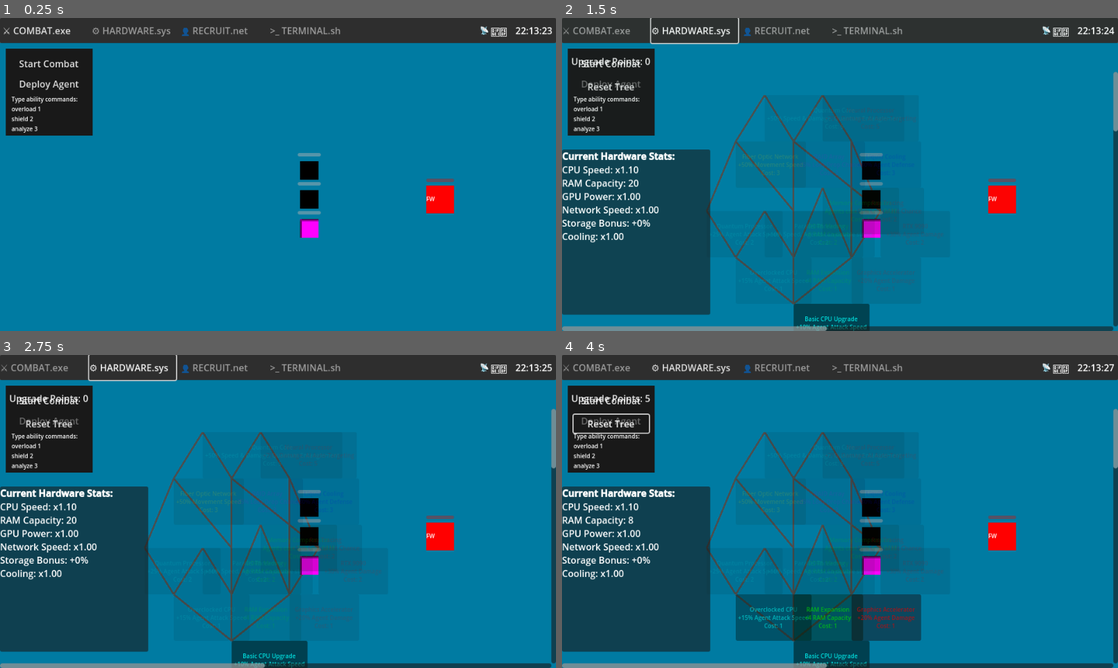
Above: before the commit, frames 1-4 (two rows, left to right).
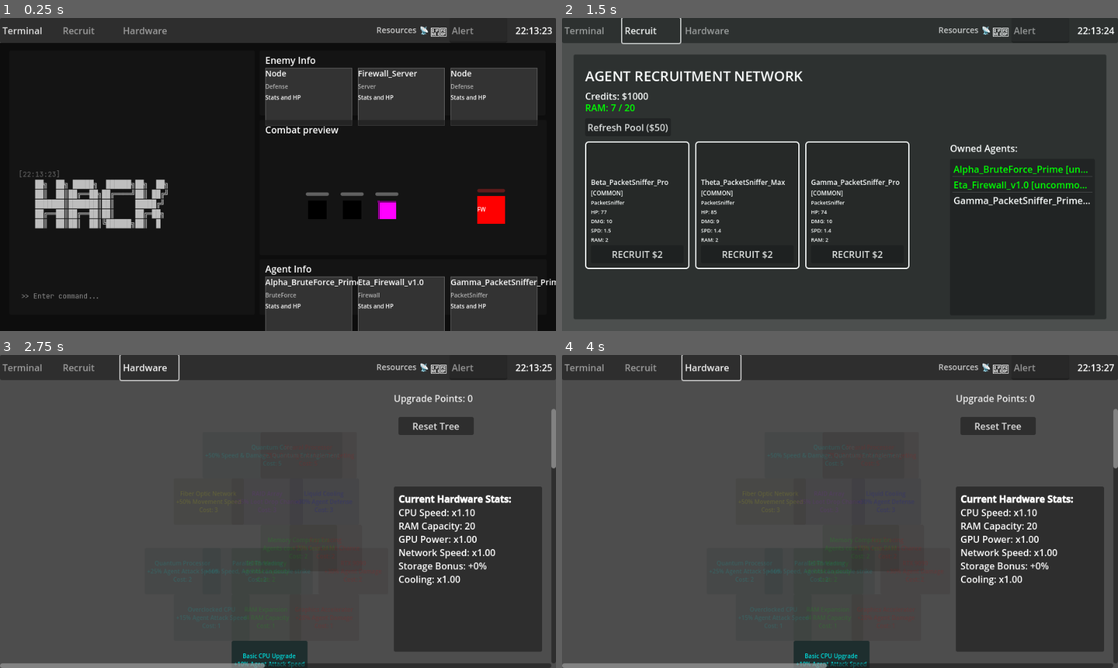
Above: after the commit, the same moments.

Repository: timrolls/Idle-Hacker
Game: Godot game, scene res://Scenes/Test/integrated_game_test.tscn
Same seed, same stepped clock (60 frames per second), same inputs: the game is played once before the commit and once after it.
Inputs (mouse positions are in pixels of both pictures, inside the frame that each line leads up to):
- Up to frame 1 (0.25 s): no input
- Up to frame 2 (1.5 s): click (589, 30) at 0.5 s, where only the run after the commit has a clickable "Terminal"; click (650, 30) at 1.25 s, where only the run after the commit has a clickable "Recruit"
- Up to frame 3 (2.75 s): click (150, 367) at 2 s, where only the run after the commit has a clickable "Hardware"
- Up to frame 4 (4 s): click (612, 420) at 2.75 s, where only the run before the commit has a clickable "Deploy Agent"; click (612, 401) at 3.5 s, where only the run before the commit has a clickable "Start Combat"

The runs differ from the first frame. In frame 1, 89% of the frame differs, in the area x 0-100%, y 2-100%; in frame 2, 90%; in frame 3, 91%, in the area x 0-100%, y 0-100%; in frame 4, 91%.

Commit message:
reworked integrated test
terminal combined with combat scene
reworked terminal scene to match layout mockup

Diff:
--- a/idle-hacker/Scenes/Test/integrated_game_test.gd
+++ b/idle-hacker/Scenes/Test/integrated_game_test.gd
@@ -2,10 +2,9 @@
 
 # Views - These will be set in the editor
 @export var taskbar: OSTaskbar
-@export var combat_view: Control
+@export var terminal_view: Control  # Combined terminal + combat
 @export var hardware_view: Control
 @export var recruitment_view: Control
-@export var terminal_view: Control
 
 # Systems
 var recruitment_system: AgentRecruitmentSystem
@@ -20,14 +19,12 @@
 	# Get node references if not set in editor
 	if not taskbar:
 		taskbar = $UILayer/OSTaskbar
-	if not combat_view:
-		combat_view = $UILayer/CombatView
+	if not terminal_view:
+		terminal_view = $UILayer/TerminalView
 	if not hardware_view:
 		hardware_view = $UILayer/HardwareView
 	if not recruitment_view:
 		recruitment_view = $UILayer/RecruitmentView
-	if not terminal_view:
-		terminal_view = $UILayer/TerminalView
 
 	# Create systems
 	setup_systems()
@@ -43,6 +40,8 @@
 	create_starter_agents()
 	spawn_server()
 
+	# Setup terminal view panels
+	setup_terminal_panels()
 
 func setup_systems():
 	# Create recruitment system as autoload
@@ -70,24 +69,18 @@
 
 func setup_ui_connections():
 	# Register views with taskbar
-	#taskbar.register_view_container(OSTaskbar.AppMode.COMBAT, combat_view)
 	taskbar.register_view_container(OSTaskbar.AppMode.TERMINAL, terminal_view)
 	taskbar.register_view_container(OSTaskbar.AppMode.HARDWARE, hardware_view)
 	taskbar.register_view_container(OSTaskbar.AppMode.RECRUITMENT, recruitment_view)
 
-
 	# Connect taskbar app switching
 	taskbar.app_switched.connect(_on_app_switched)
 
-	# Add system tray icons
+	# Add taskbar resources and icons
+	taskbar.add_resource_label("Resources")
 	taskbar.add_system_tray_icon("📡", "Network Status: ONLINE")
 	taskbar.add_system_tray_icon("🛡️", "Security: ACTIVE")
-
-	# Connect combat buttons
-	var start_btn = combat_view.get_node("CombatPanel/VBoxContainer/StartButton")
-	var deploy_btn = combat_view.get_node("CombatPanel/VBoxContainer/DeployButton")
-	start_btn.pressed.connect(_on_start_combat_pressed)
-	deploy_btn.pressed.connect(_on_deploy_pressed)
+	taskbar.add_alert_box()
 
 	# Connect recruitment refresh
 	var refresh_btn = recruitment_view.get_node("Panel/RefreshButton")
@@ -95,6 +88,145 @@
 
 	# Setup recruitment UI
 	setup_recruitment_display()
+
+func setup_terminal_panels():
+	# Create/update the terminal view layout panels
+	var enemy_info = terminal_view.get_node_or_null("EnemyInfo")
+	if not enemy_info:
+		enemy_info = create_info_panel("EnemyInfo", "Enemy Info")
+		terminal_view.add_child(enemy_info)
+
+	var combat_preview = terminal_view.get_node_or_null("CombatPreview")
+	if not combat_preview:
+		combat_preview = create_combat_preview_panel()
+		terminal_view.add_child(combat_preview)
+
+	var agent_info = terminal_view.get_node_or_null("AgentInfo")
+	if not agent_info:
+		agent_info = create_info_panel("AgentInfo", "Agent Info")
+		terminal_view.add_child(agent_info)
+
+	# Update panels with initial data
+	update_terminal_panels()
+
+func create_info_panel(name: String, title: String) -> Panel:
+	var panel = Panel.new()
+	panel.name = name
+
+	var style = StyleBoxFlat.new()
+	style.bg_color = Color(0.15, 0.15, 0.15)
+	style.border_color = Color(0.3, 0.3, 0.3)
+	style.set_border_width_all(2)
+	panel.add_theme_stylebox_override("panel", style)
+
+	# Title
+	var title_label = Label.new()
+	title_label.name = "Title"
+	title_label.text = title
+	title_label.add_theme_font_size_override("font_size", 16)
+	panel.add_child(title_label)
+
+	# Container for cards
+	var card_container = HBoxContainer.new()
+	card_container.name = "CardContainer"
+	card_container.add_theme_constant_override("separation", 10)
+	panel.add_child(card_container)
+
+	return panel
+
+func create_combat_preview_panel() -> Panel:
+	var panel = Panel.new()
+	panel.name = "CombatPreview"
+
+	var style = StyleBoxFlat.new()
+	style.bg_color = Color(0.1, 0.1, 0.1)
+	style.border_color = Color(0.3, 0.3, 0.3)
+	style.set_border_width_all(2)
+	panel.add_theme_stylebox_override("panel", style)
+
+	# Title
+	var title_label = Label.new()
+	title_label.name = "Title"
+	title_label.text = "Combat preview"
+	title_label.add_theme_font_size_override("font_size", 16)
+	panel.add_child(title_label)
+
+	# Combat visualization area
+	var combat_area = Control.new()
+	combat_area.name = "CombatArea"
+	combat_area.custom_minimum_size = Vector2(600, 300)
+	panel.add_child(combat_area)
+
+	# Agent container
+	var agents_container = Node2D.new()
+	agents_container.name = "AgentsContainer"
+	combat_area.add_child(agents_container)
+
+	# Server container
+	var server_container = Node2D.new()
+	server_container.name = "ServerContainer"
+	combat_area.add_child(server_container)
+
+	return panel
+
+func create_entity_card(entity_name: String, entity_type: String) -> Panel:
+	var card = Panel.new()
+	card.custom_minimum_size = Vector2(150, 100)
+
+	var style = StyleBoxFlat.new()
+	style.bg_color = Color(0.2, 0.2, 0.2)
+	style.border_color = Color(0.4, 0.4, 0.4)
+	style.set_border_width_all(1)
+	card.add_theme_stylebox_override("panel", style)
+
+	var vbox = VBoxContainer.new()
+	vbox.add_theme_constant_override("separation", 5)
+	card.add_child(vbox)
+
+	# Name
+	var name_label = Label.new()
+	name_label.text = entity_name
+	name_label.add_theme_font_size_override("font_size", 14)
+	vbox.add_child(name_label)
+
+	# Type
+	var type_label = Label.new()
+	type_label.text = entity_type
+	type_label.add_theme_font_size_override("font_size", 10)
+	type_label.modulate = Color(0.7, 0.7, 0.7)
+	vbox.add_child(type_label)
+
+	# Stats
+	var stats_label = Label.new()
+	stats_label.text = "Stats and HP"
+	stats_label.add_theme_font_size_override("font_size", 10)
+	vbox.add_child(stats_label)
+
+	return card
+
+func update_terminal_panels():
+	# Update enemy info cards
+	var enemy_container = terminal_view.get_node("EnemyInfo/CardContainer")
+	for child in enemy_container.get_children():
+		child.queue_free()
+
+	# Add placeholder enemy cards
+	enemy_container.add_child(create_entity_card("Node", "Defense"))
+	if current_server:
+		enemy_container.add_child(create_entity_card(current_server.server_name, "Server"))
+	else:
+		enemy_container.add_child(create_entity_card("Server", "Target"))
+	enemy_container.add_child(create_entity_card("Node", "Defense"))
+
+	# Update agent info cards
+	var agent_container = terminal_view.get_node("AgentInfo/CardContainer")
+	for child in agent_container.get_children():
+		child.queue_free()
+
+	# Add agent cards
+	for agent in deployed_agents:
+		if is_instance_valid(agent):
+			agent_container.add_child(create_entity_card(agent.agent_name, agent.agent_type))
 
 func setup_recruitment_display():
 	# Initial recruitment display update
@@ -212,11 +344,12 @@
 		deploy_agent_to_combat(agent_data, positions[i])
 
 func deploy_agent_to_combat(agent_data: Dictionary, _position: Vector2):
-	var agents_container = combat_view.get_node("AgentsContainer")
+	var combat_area = terminal_view.get_node("CombatPreview/CombatArea")
+	var agents_container = combat_area.get_node("AgentsContainer")
 
 	# Create agent dynamically
 	var agent = Agent.new()
-	agent.position = _position
+	agent.position = Vector2(100 + deployed_agents.size() * 60, 150)
 
 	# Create visual components
 	var sprite = Sprite2D.new()
@@ -254,14 +387,19 @@
 
 	EventBus.emit_log_entry("Deployed: %s [%s]" % [agent_data.name, agent_data.rarity])
 
+	# Update terminal panels
+	update_terminal_panels()
+
 func spawn_server():
-	var server_container = combat_view.get_node("ServerContainer")
+	var combat_area = terminal_view.get_node("CombatPreview/CombatArea")
+	var server_container = combat_area.get_node("ServerContainer")
 
 	if current_server and is_instance_valid(current_server):
 		current_server.queue_free()
 
 	# Create server dynamically
 	current_server = EnemyServer.new()
+	current_server.position = Vector2(400, 150)
 
 	# Create visual components
 	var sprite = ColorRect.new()
@@ -301,6 +439,27 @@
 	current_server.apply_server_type_stats()
 
 	EventBus.emit_log_entry("Target: %s [Tier %d]" % [current_server.server_name, current_server.difficulty_tier])
+
+	# Update terminal panels
+	update_terminal_panels()
+
+func start_combat():
+	if combat_manager.is_combat_active:
+		EventBus.emit_log_entry("Combat already in progress!")
+		return
+
+	var alive_agents: Array[Agent] = []
+	for agent in deployed_agents:
+		if is_instance_valid(agent) and agent.current_health > 0:
+			alive_agents.append(agent)
+
+	if alive_agents.is_empty():
+		EventBus.emit_log_entry("No agents available!")
+		EventBus.emit_log_entry("Deploy agents from the Recruitment app!")
+		return
+
+	deployed_agents = alive_agents
+	combat_manager.start_combat(deployed_agents, current_server)
 
 # UI Event Handlers
 func _on_app_switched(app_mode: OSTaskbar.AppMode):
@@ -311,28 +470,7 @@
 		OSTaskbar.AppMode.RECRUITMENT:
 			update_recruitment_display()
 
-func _on_start_combat_pressed():
-	if combat_manager.is_combat_active:
-		EventBus.emit_log_entry("Combat already in progress!")
-		return
-
-	var alive_agents: Array[Agent] = []
-	for agent in deployed_agents:
-		if is_instance_valid(agent) and agent.current_health > 0:
-			alive_agents.append(agent)
-
-	if alive_agents.is_empty():
-		EventBus.emit_log_entry("No agents available!")
-		EventBus.emit_log_entry("Deploy agents from the Recruitment app!")
-		return
-
-	deployed_agents = alive_agents
-	combat_manager.start_combat(deployed_agents, current_server)
-	combat_view.get_node("CombatPanel/VBoxContainer/StartButton").disabled = true
-
 func _on_combat_ended(victory: bool, stats: Dictionary):
-	combat_view.get_node("CombatPanel/VBoxContainer/StartButton").disabled = false
-
 	if victory:
 		var marker = Node.new()
 		marker.add_to_group("defeated_servers")
@@ -343,11 +481,9 @@
 
 		await get_tree().create_timer(2.0).timeout
 		spawn_server()
+		update_terminal_panels()
 	else:
 		EventBus.emit_log_entry("Mission Failed. Recruit new agents.")
-
-func _on_deploy_pressed():
-	taskbar.set_active_app(OSTaskbar.AppMode.RECRUITMENT)
 
 func _on_recruit_pressed(index: int):
 	var recruited = recruitment_system.recruit_agent(index)
@@ -363,6 +499,13 @@
 
 func _on_command_input(command: String):
 	var parts = command.split(" ")
+
+	# Check for combat commands
+	if command == "start" or command == "attack":
+		start_combat()
+		return
+
+	# Check for ability commands
 	if parts.size() < 2:
 		return
 
--- a/idle-hacker/Scenes/Test/integrated_game_test.tscn
+++ b/idle-hacker/Scenes/Test/integrated_game_test.tscn
@@ -6,73 +6,133 @@
 [ext_resource type="PackedScene" uid="uid://dlnpl14u8qrre" path="res://Scenes/UI/terminal_window.tscn" id="4_terminal"]
 [ext_resource type="PackedScene" uid="uid://bv7p5pmifa37j" path="res://Scenes/UI/command_prompt.tscn" id="5_prompt"]
 
-[sub_resource type="StyleBoxFlat" id="StyleBoxFlat_1"]
-bg_color = Color(0.1, 0.1, 0.1, 1)
-
-[node name="IntegratedGameTest" type="Node2D" node_paths=PackedStringArray("taskbar", "combat_view", "hardware_view", "recruitment_view", "terminal_view")]
+[node name="IntegratedGameTest" type="Node2D" node_paths=PackedStringArray("taskbar", "terminal_view", "hardware_view", "recruitment_view")]
 script = ExtResource("1_test")
 taskbar = NodePath("UILayer/OSTaskbar")
-combat_view = NodePath("UILayer/CombatView")
+terminal_view = NodePath("UILayer/TerminalView")
 hardware_view = NodePath("UILayer/HardwareView")
 recruitment_view = NodePath("UILayer/RecruitmentView")
-terminal_view = NodePath("UILayer/TerminalView")
-
-[node name="Background" type="CanvasLayer" parent="."]
-
-[node name="Background" type="ColorRect" parent="Background"]
-anchors_preset = 15
-anchor_right = 1.0
-anchor_bottom = 1.0
-offset_top = 43.2
-offset_bottom = 43.2
-color = Color(3.85046e-06, 0.481812, 0.636256, 1)
 
 [node name="UILayer" type="CanvasLayer" parent="."]
 
 [node name="OSTaskbar" parent="UILayer" instance=ExtResource("2_taskbar")]
 
-[node name="CombatView" type="Control" parent="UILayer"]
+[node name="TerminalView" type="Control" parent="UILayer"]
 layout_mode = 3
 anchor_top = 0.08
 anchor_right = 1.0
 anchor_bottom = 1.0
 
-[node name="AgentsContainer" type="Node2D" parent="UILayer/CombatView"]
-position = Vector2(584, 270)
-
-[node name="ServerContainer" type="Node2D" parent="UILayer/CombatView"]
-position = Vector2(760, 270)
-
-[node name="CombatPanel" type="Panel" parent="UILayer/CombatView"]
-layout_mode = 0
-offset_left = 10.0
-offset_top = 10.0
-offset_right = 160.0
-offset_bottom = 160.0
-theme_override_styles/panel = SubResource("StyleBoxFlat_1")
-
-[node name="VBoxContainer" type="VBoxContainer" parent="UILayer/CombatView/CombatPanel"]
-layout_mode = 0
-offset_left = 10.0
-offset_top = 10.0
-offset_right = 140.0
-offset_bottom = 140.0
-
-[node name="StartButton" type="Button" parent="UILayer/CombatView/CombatPanel/VBoxContainer"]
-layout_mode = 2
-text = "Start Combat"
-
-[node name="DeployButton" type="Button" parent="UILayer/CombatView/CombatPanel/VBoxContainer"]
-layout_mode = 2
-text = "Deploy Agent"
-
-[node name="InfoLabel" type="Label" parent="UILayer/CombatView/CombatPanel/VBoxContainer"]
-layout_mode = 2
-theme_override_font_sizes/font_size = 10
-text = "Type ability commands:
-overload 1
-shield 2
-analyze 3"
+[node name="Background" type="ColorRect" parent="UILayer/TerminalView"]
+layout_mode = 0
+anchor_right = 1.0
+anchor_bottom = 1.0
+color = Color(0.05, 0.05, 0.05, 1)
+
+[node name="EnemyInfo" type="Panel" parent="UILayer/TerminalView"]
+layout_mode = 0
+offset_left = 448.0
+offset_top = 13.0
+offset_right = 942.0
+offset_bottom = 125.0
+
+[node name="Title" type="Label" parent="UILayer/TerminalView/EnemyInfo"]
+layout_mode = 0
+offset_left = 10.0
+offset_top = 5.0
+offset_right = 200.0
+offset_bottom = 25.0
+theme_override_font_sizes/font_size = 16
+text = "Enemy Info"
+
+[node name="CardContainer" type="HBoxContainer" parent="UILayer/TerminalView/EnemyInfo"]
+layout_mode = 0
+offset_left = 10.0
+offset_top = 30.0
+offset_right = 480.0
+offset_bottom = 95.0
+theme_override_constants/separation = 10
+alignment = 1
+
+[node name="CombatPreview" type="Panel" parent="UILayer/TerminalView"]
+layout_mode = 0
+offset_left = 448.0
+offset_top = 132.8
+offset_right = 944.0
+offset_bottom = 365.8
+
+[node name="Title" type="Label" parent="UILayer/TerminalView/CombatPreview"]
+layout_mode = 0
+offset_left = 10.0
+offset_top = 5.0
+offset_right = 200.0
+offset_bottom = 25.0
+theme_override_font_sizes/font_size = 16
+text = "Combat preview"
+
+[node name="CombatArea" type="Control" parent="UILayer/TerminalView/CombatPreview"]
+anchors_preset = 0
+offset_left = 10.0
+offset_top = 30.0
+offset_right = 472.0
+offset_bottom = 220.0
+
+[node name="AgentsContainer" type="Node2D" parent="UILayer/TerminalView/CombatPreview/CombatArea"]
+position = Vector2(-10, -25.2)
+
+[node name="ServerContainer" type="Node2D" parent="UILayer/TerminalView/CombatPreview/CombatArea"]
+position = Vector2(-10, -25.2)
+
+[node name="AgentInfo" type="Panel" parent="UILayer/TerminalView"]
+layout_mode = 0
+offset_left = 448.0
+offset_top = 373.0
+offset_right = 944.0
+offset_bottom = 469.0
+
+[node name="Title" type="Label" parent="UILayer/TerminalView/AgentInfo"]
+layout_mode = 0
+offset_left = 10.0
+offset_top = 5.0
+offset_right = 200.0
+offset_bottom = 25.0
+theme_override_font_sizes/font_size = 16
+text = "Agent Info"
+
+[node name="CardContainer" type="HBoxContainer" parent="UILayer/TerminalView/AgentInfo"]
+layout_mode = 0
+offset_left = 10.0
+offset_top = 30.0
+offset_right = 480.0
+offset_bottom = 95.0
+theme_override_constants/separation = 10
+alignment = 1
+
+[node name="Terminal" type="Panel" parent="UILayer/TerminalView"]
+layout_mode = 1
+offset_left = 16.0
+offset_top = 13.0
+offset_right = 440.0
+offset_bottom = 469.0
+
+[node name="TerminalWindow" parent="UILayer/TerminalView/Terminal" instance=ExtResource("4_terminal")]
+layout_mode = 1
+anchors_preset = 0
+anchor_right = 0.0
+anchor_bottom = 0.0
+offset_left = 16.0
+offset_top = 16.0
+offset_right = 408.0
+offset_bottom = 392.0
+grow_horizontal = 1
+grow_vertical = 1
+
+[node name="CommandPrompt" parent="UILayer/TerminalView/Terminal" instance=ExtResource("5_prompt")]
+layout_mode = 1
+offset_left = 16.0
+offset_top = -48.0
+offset_right = 408.0
+offset_bottom = -16.0
 
 [node name="HardwareView" parent="UILayer" instance=ExtResource("3_hardware")]
 visible = false
@@ -135,7 +195,7 @@
 offset_left = 20.0
 offset_top = 150.0
 offset_right = 620.0
-offset_bottom = 500.0
+offset_bottom = 450.0
 
 [node name="RecruitsContainer" type="GridContainer" parent="UILayer/RecruitmentView/Panel/ScrollContainer"]
 layout_mode = 2
@@ -158,25 +218,4 @@
 offset_left = 650.0
 offset_top = 180.0
 offset_right = 900.0
-offset_bottom = 500.0
-
-[node name="TerminalView" type="Control" parent="UILayer"]
-layout_mode = 3
-anchor_top = 0.08
-anchor_right = 1.0
-anchor_bottom = 1.0
-
-[node name="TerminalWindow" parent="UILayer/TerminalView" instance=ExtResource("4_terminal")]
-layout_mode = 1
-anchors_preset = -1
-anchor_bottom = 0.9
-offset_bottom = -10.12
-
-[node name="CommandPrompt" parent="UILayer/TerminalView" instance=ExtResource("5_prompt")]
-layout_mode = 0
-anchors_preset = 0
-anchor_top = 0.9
-anchor_bottom = 0.9
-offset_top = 0.0
-offset_bottom = 31.0
-grow_vertical = 1
+offset_bottom = 450.0
--- a/idle-hacker/Scenes/UI/hardware_tree_ui.tscn
+++ b/idle-hacker/Scenes/UI/hardware_tree_ui.tscn
@@ -52,7 +52,7 @@
 layout_mode = 1
 anchors_preset = 10
 anchor_right = 1.0
-offset_left = 16.0
+offset_left = 680.0
 offset_top = 20.0
 offset_right = -20.0
 offset_bottom = 200.0
@@ -61,10 +61,10 @@
 
 [node name="ResetButton" type="Button" parent="UI"]
 layout_mode = 0
-offset_left = 20.0
-offset_top = 60.0
-offset_right = 150.0
-offset_bottom = 90.0
+offset_left = 688.0
+offset_top = 64.0
+offset_right = 818.0
+offset_bottom = 95.0
 text = "Reset Tree"
 
 [node name="StatsPanel" type="Panel" parent="UI"]
@@ -72,8 +72,9 @@
 anchors_preset = 15
 anchor_right = 1.0
 anchor_bottom = 1.0
+offset_left = 680.0
 offset_top = 184.0
-offset_right = -704.0
+offset_right = -24.0
 offset_bottom = -28.0
 grow_horizontal = 2
 grow_vertical = 2
@@ -83,6 +84,10 @@
 anchors_preset = 15
 anchor_right = 1.0
 anchor_bottom = 1.0
+offset_left = 8.0
+offset_top = 10.0
+offset_right = -8.0
+offset_bottom = -10.0
 grow_horizontal = 2
 grow_vertical = 2
 
--- a/idle-hacker/Scenes/UI/os_taskbar.gd
+++ b/idle-hacker/Scenes/UI/os_taskbar.gd
@@ -3,10 +3,9 @@
 
 # Views/Apps
 enum AppMode {
-	COMBAT,
-	HARDWARE,
+	TERMINAL,  # Combined Terminal + Combat
 	RECRUITMENT,
-	TERMINAL
+	HARDWARE
 }
 
 @export_group("Style")
@@ -20,7 +19,7 @@
 @onready var clock_label: Label = $TaskbarPanel/ClockLabel
 @onready var system_tray: HBoxContainer = $TaskbarPanel/SystemTray
 
-var current_app: AppMode = AppMode.COMBAT
+var current_app: AppMode = AppMode.TERMINAL
 var app_buttons: Dictionary = {}
 var view_containers: Dictionary = {}
 
@@ -47,47 +46,39 @@
 	#taskbar_panel.add_theme_stylebox_override("panel", style)
 
 func create_app_buttons():
-	# Combat Terminal
-	var combat_btn = create_app_button(
-		"COMBAT.exe",
-		AppMode.COMBAT,
-		"⚔",  # Unicode sword icon
-		Color.RED
+	# Terminal (includes Combat)
+	var terminal_btn = create_app_button(
+		"Terminal",
+		AppMode.TERMINAL,
+		">_",  # Terminal prompt
+		Color.WHITE
+	)
+
+	# Agent Recruitment
+	var recruit_btn = create_app_button(
+		"Recruit",
+		AppMode.RECRUITMENT,
+		"👤",  # Person icon
+		Color.GREEN
 	)
 
 	# Hardware Manager
 	var hardware_btn = create_app_button(
-		"HARDWARE.sys",
+		"Hardware",
 		AppMode.HARDWARE,
 		"⚙",  # Gear icon
 		Color.CYAN
 	)
 
-	# Agent Recruitment
-	var recruit_btn = create_app_button(
-		"RECRUIT.net",
-		AppMode.RECRUITMENT,
-		"👤",  # Person icon
-		Color.GREEN
-	)
-
-	# Terminal
-	var terminal_btn = create_app_button(
-		"TERMINAL.sh",
-		AppMode.TERMINAL,
-		">_",  # Terminal prompt
-		Color.WHITE
-	)
-
-	# Set combat as active by default
-	set_active_app(AppMode.COMBAT)
+	# Set terminal as active by default
+	set_active_app(AppMode.TERMINAL)
 
 func create_app_button(app_name: String, app_mode: AppMode, icon: String, icon_color: Color) -> Button:
 	var button = Button.new()
-	button.text = " %s %s" % [icon, app_name]
+	button.text = " %s" % [app_name]
 	button.flat = true
 	button.alignment = HORIZONTAL_ALIGNMENT_LEFT
-	button.custom_minimum_size = Vector2(150, 40)
+	button.custom_minimum_size = Vector2(100, 40)
 
 	# Style the button
 	var normal_style = StyleBoxFlat.new()
@@ -124,7 +115,7 @@
 	app_switched.emit(app_mode)
 
 	# Log app switch
-	#var app_names = ["COMBAT.exe", "HARDWARE.sys", "RECRUIT.net", "TERMINAL.sh"]
+	#var app_names = ["Terminal", "Recruit", "Hardware"]
 	#EventBus.emit_log_entry("Launching %s..." % app_names[app_mode], Color.CYAN)
 
 	# Glitch transition effect
@@ -171,7 +162,7 @@
 
 	# Reset after a moment
 	await get_tree().create_timer(0.1).timeout
-	button.text = icon + " " + original_text
+	button.text = " " + original_text
 
 func play_transition_effect():
 	# Create a full-screen transition effect
@@ -197,3 +188,33 @@
 	icon_label.add_theme_font_size_override("font_size", 16)
 	system_tray.add_child(icon_label)
 	return icon_label
+
+func add_resource_label(text: String) -> Label:
+	var label = Label.new()
+	label.text = text
+	label.add_theme_font_size_override("font_size", 14)
+	label.modulate = Color(0.8, 0.8, 0.8)
+
+	# Add some spacing
+	if system_tray.get_child_count() > 0:
+		var spacer = Control.new()
+		spacer.custom_minimum_size.x = 20
+		system_tray.add_child(spacer)
+
+	system_tray.add_child(label)
+	return label
+
+func add_alert_box() -> LineEdit:
+	var alert = LineEdit.new()
+	alert.placeholder_text = "Alert"
+	alert.editable = false
+	alert.custom_minimum_size = Vector2(100, 30)
+
+	var style = StyleBoxFlat.new()
+	style.bg_color = Color(0.2, 0.2, 0.2)
+	style.border_color = Color(0.4, 0.4, 0.4)
+	style.set_border_width_all(1)
+	alert.add_theme_stylebox_override("normal", style)
+
+	system_tray.add_child(alert)
+	return alert
Not shown: 1 places in idle-hacker/Scenes/Test/integrated_game_test.tscn that only renumber resources
